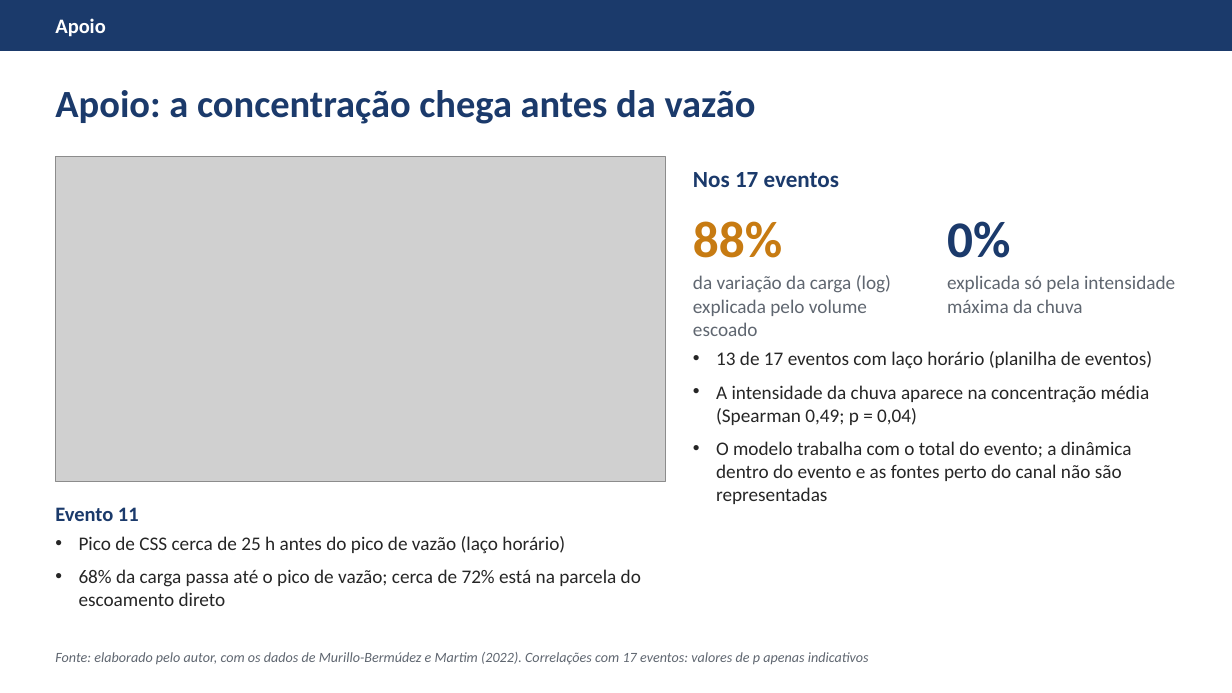
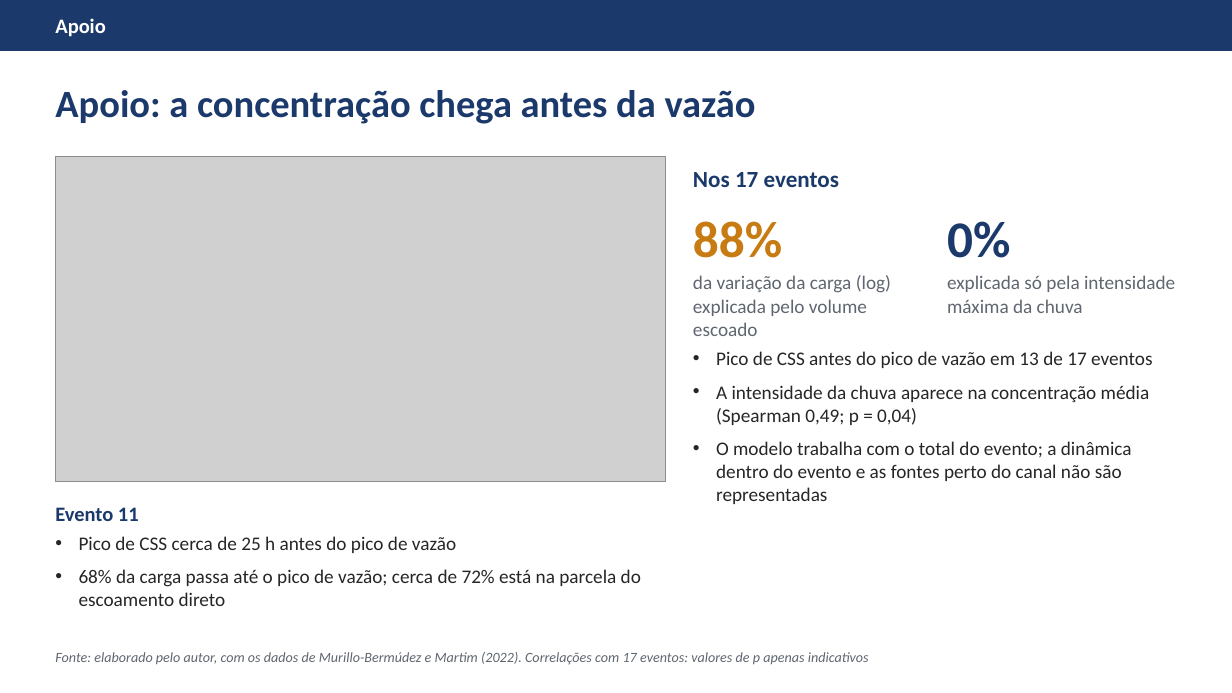
Before and after one commit to mateusvivarelli/TCC, a slide deck: slide 25 of TCC_Texto/slides/slides_defesa_completo.pptx. Drawn at 1232x693 pixels with LibreOffice and Linux fonts; fonts in the diff are those of the drawing; grey boxes stand for pictures. Boxes give left, top, right and bottom in pixels: in the first picture for what was removed or moved away, otherwise in the second. Text is boxed around its words. In the diff, an @@ line names an element or a change of style, - is before the commit and + after.

```diff
--- a/TCC_Texto/slides/slides_defesa_completo.pptx
+++ b/TCC_Texto/slides/slides_defesa_completo.pptx
@@ text at (716,351,1152,368): text changed @@
-• 13 de 17 eventos com laço horário (planilha de eventos)
+• Pico de CSS antes do pico de vazão em 13 de 17 eventos
@@ text at (79,536,456,553): text changed @@
-• Pico de CSS cerca de 25 h antes do pico de vazão (laço horário)
+• Pico de CSS cerca de 25 h antes do pico de vazão
```
Also in this commit, not shown: 3 other slides changed, 11 other files.
